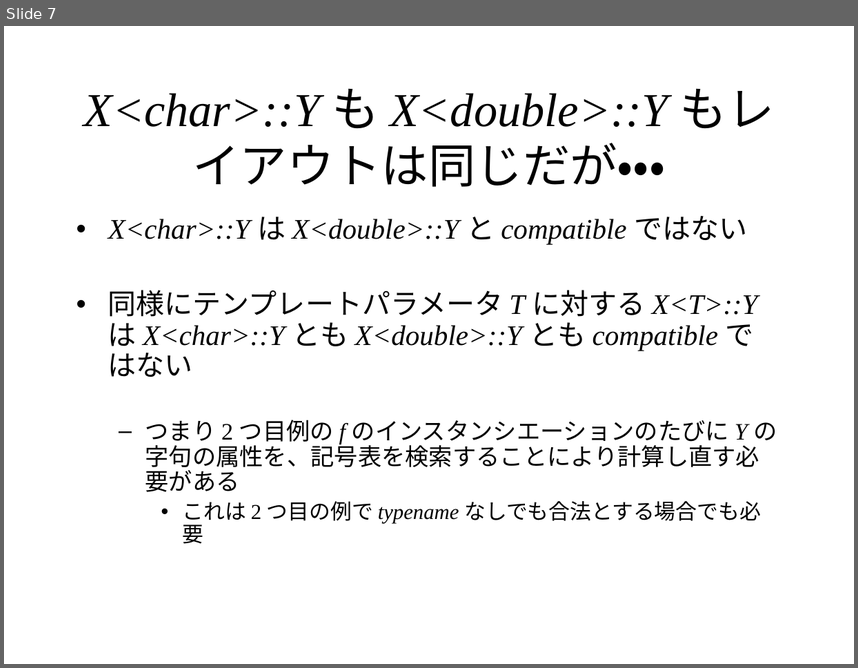
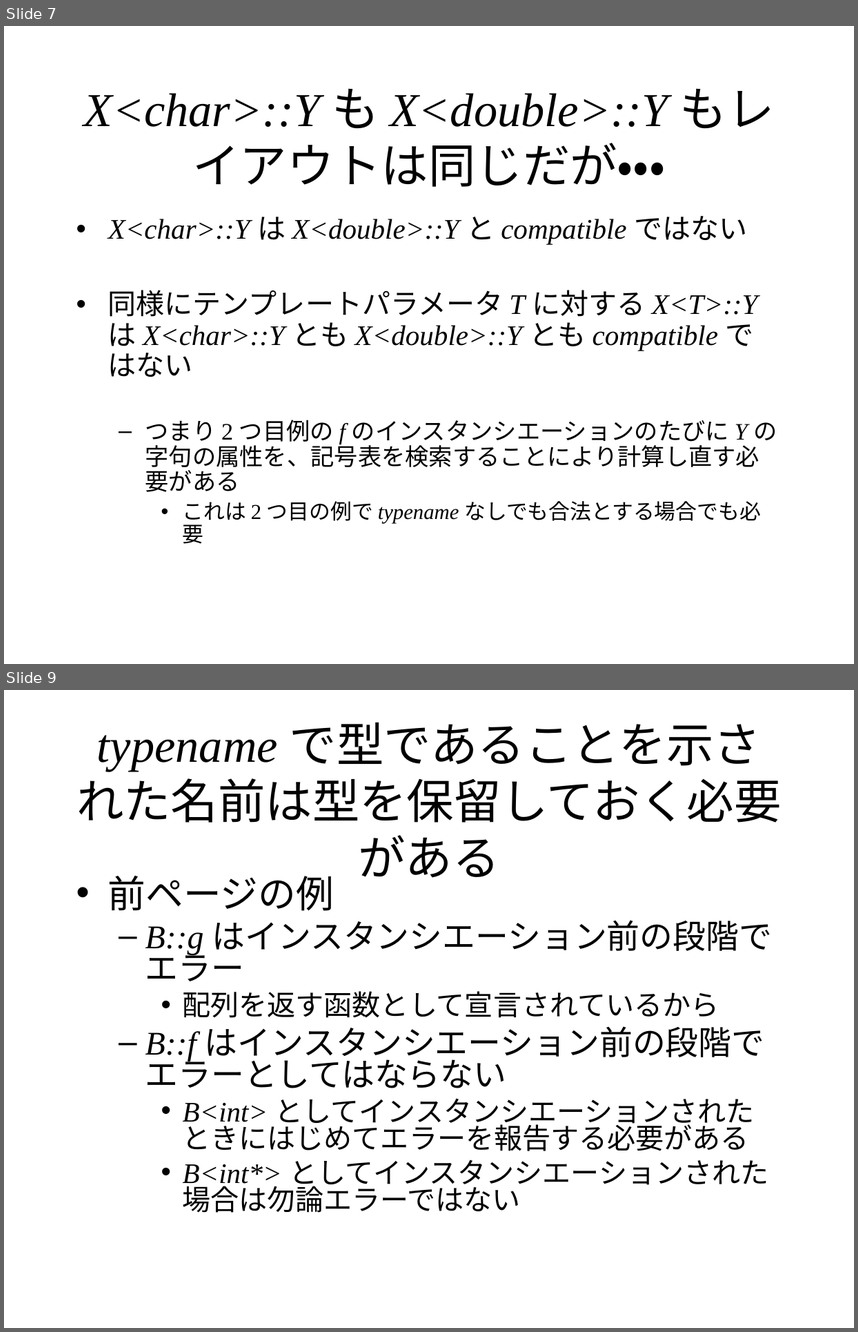
Before and after one commit to KeiHasegawa/cxx_doc, a slide deck: 17_template_typename.ppt. Shown one above the other, each under a label of ours: slide 7 before the commit, slides 7 and 9 after it; the slides between them are not shown. The pictures are 858x668 and 858x1332 pixels, drawn with LibreOffice and Linux fonts; fonts in the diff are those of the drawing. Boxes give left, top, right and bottom in pixels: in the first picture for what was removed or moved away, otherwise in the second. Text is boxed around its words. In the diff, an @@ line names an element or a change of style, - is before the commit and + after.

```diff
--- a/17_template_typename.ppt
+++ b/17_template_typename.ppt
@@ slide 9 added at [4,690,854,1328], background #FFFFFF @@
@@ title added at [76,722,782,878], 40 pt, text #000000 @@
+typename で型であることを示された名前は型を保留しておく必要がある
@@ text added at [108,876,773,1212], 24 pt, text #000000 @@
+• 前ページの例
+  – B::g はインスタンシエーション前の段階でエラー
+    • 配列を返す函数として宣言されているから
+  – B::f はインスタンシエーション前の段階でエラーとしてはならない
+    • B<int> としてインスタンシエーションされたときにはじめてエラーを報告する必要がある
+    • B<int*> としてインスタンシエーションされた場合は勿論エラーではない
```
Also in this commit, not shown: 1 slide changed, 1 other slide added, 3 other files.
